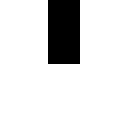
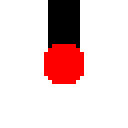
Layered file, before and after one edit (128x128). Changes by layer:
painted on "leaf" over 44, 44, 84, 84
